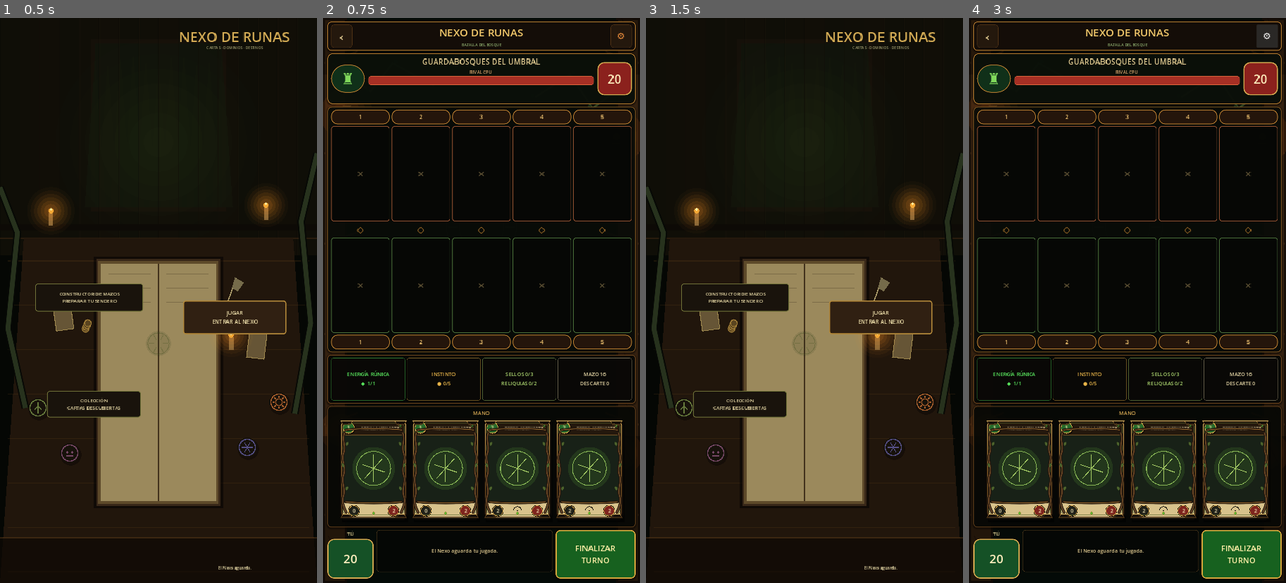
Above: before the commit, frames 1-4 (left to right).
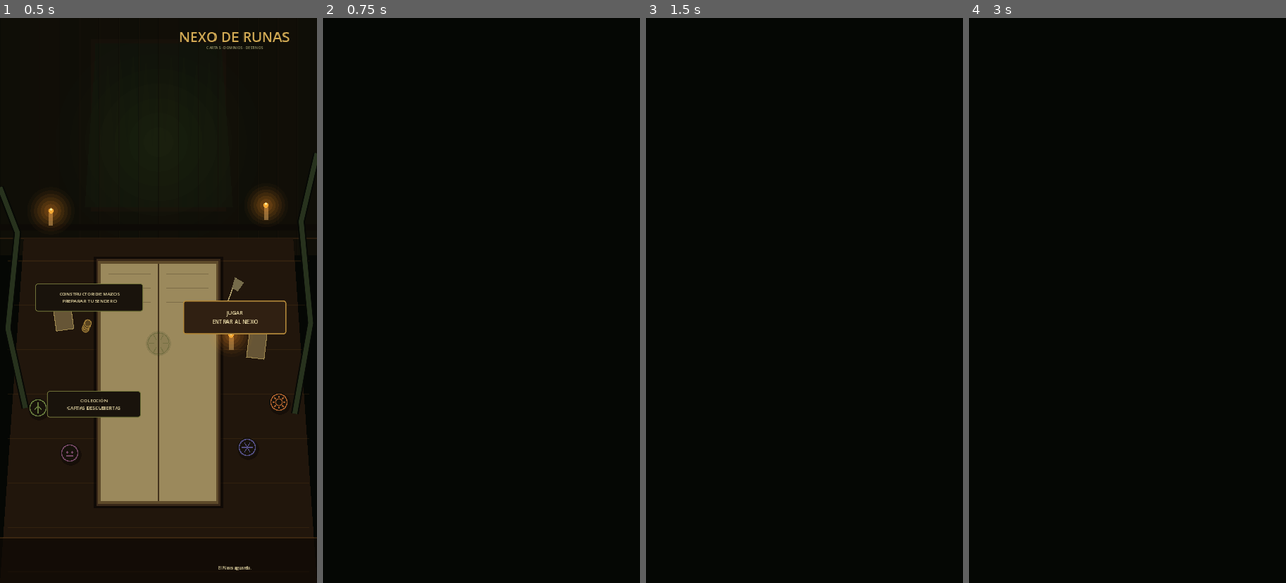
Above: after the commit, the same moments.

Repository: LoloscarPrr/Nexo-de-runas-v2
Game: Godot game, scene res://scenes/main.tscn
Same seed, same stepped clock (60 frames per second), same inputs: the game is played once before the commit and once after it.
Inputs (mouse positions are in pixels of both pictures, inside the frame that each line leads up to):
- Up to frame 1 (0.5 s): no input
- Up to frame 2 (0.75 s): click "JUGAR ENTRAR AL NEXO" at 0.5 s
- Up to frame 3 (1.5 s): click (665, 34) at 1.25 s, where only the run before the commit has a clickable "‹"
- Up to frame 4 (3 s): click (1203, 317) at 2 s, where only the run before the commit has a clickable "JUGAR ENTRAR AL NEXO"; click (1266, 34) at 2.75 s, where only the run before the commit has a clickable "⚙"

Frame 1 is identical in both runs. In frame 2, 31% of the frame differs, in the area x 0-100%, y 0-100%; in frame 3, 47%, in the area x 0-100%, y 2-98%; in frame 4, 31%.
Error after the commit: Parse Error: Cannot infer the type of "p" variable because the value doesn't have a set type. (res://scripts/presentation/battle/vertical_battle_backdrop.gd:12…

Commit message:
Presentation: acercar escenario superior al Guardabosques del mockup

Diff:
--- a/scripts/presentation/battle/vertical_battle_backdrop.gd
+++ b/scripts/presentation/battle/vertical_battle_backdrop.gd
@@ -1,7 +1,7 @@
 class_name VerticalBattleBackdrop
 extends Control
 
-## Fondo procedural liviano inspirado en el mockup vertical aprobado.
+## Escenario procedural del Bosque para la Presentation vertical.
 ## Es puramente decorativo: no contiene estado ni reglas de batalla.
 
 const NIGHT := Color("07100b")
@@ -14,6 +14,9 @@
 const FIRE := Color("ff9a3c")
 const FIRE_SOFT := Color(1.0, 0.45, 0.10, 0.10)
 const RUNE := Color(0.45, 0.88, 0.34, 0.18)
+const BONE := Color("b5aa83")
+const BONE_DARK := Color("5d533c")
+const EYE_GLOW := Color("72f14d")
 
 func _ready() -> void:
 	mouse_filter = Control.MOUSE_FILTER_IGNORE
@@ -31,16 +34,22 @@
 		return
 
 	draw_rect(Rect2(0, 0, w, h), NIGHT)
-	for band in range(8):
-		var y := h * float(band) / 8.0
-		var alpha := 0.02 + float(band) * 0.007
-		draw_rect(Rect2(0, y, w, h / 8.0 + 1.0), Color(NIGHT_2.r, NIGHT_2.g, NIGHT_2.b, alpha + 0.12))
+	for band in range(10):
+		var y := h * float(band) / 10.0
+		var alpha := 0.02 + float(band) * 0.006
+		draw_rect(Rect2(0, y, w, h / 10.0 + 1.0), Color(NIGHT_2.r, NIGHT_2.g, NIGHT_2.b, alpha + 0.12))
 
 	_draw_tree_column(Rect2(0, 0, w * 0.075, h), false)
 	_draw_tree_column(Rect2(w * 0.925, 0, w * 0.075, h), true)
 
-	var center := Vector2(w * 0.5, h * 0.37)
-	var rune_radius := minf(w, h) * 0.11
+	# El Guardabosques ocupa el centro superior del mockup. Se dibuja como
+	# silueta ritual para que el fondo siga siendo liviano y no dependa de arte.
+	_draw_guardian(Vector2(w * 0.50, minf(h * 0.095, 195.0)), minf(w * 0.18, 150.0))
+	_draw_candle_cluster(Vector2(w * 0.18, minf(h * 0.12, 235.0)), 1.0)
+	_draw_candle_cluster(Vector2(w * 0.82, minf(h * 0.12, 235.0)), 0.95)
+
+	var center := Vector2(w * 0.5, h * 0.43)
+	var rune_radius := minf(w, h) * 0.105
 	draw_circle(center, rune_radius * 1.6, Color(RUNE.r, RUNE.g, RUNE.b, 0.035))
 	draw_arc(center, rune_radius, 0, TAU, 64, RUNE, 2.0)
 	draw_arc(center, rune_radius * 0.64, 0, TAU, 48, Color(RUNE.r, RUNE.g, RUNE.b, 0.12), 1.4)
@@ -49,10 +58,10 @@
 		var b := center + Vector2(cos(angle), sin(angle)) * rune_radius * 0.94
 		draw_line(a, b, RUNE, 2.0)
 
-	_draw_lantern(Vector2(w * 0.075, h * 0.17), minf(w, h) * 0.018)
-	_draw_lantern(Vector2(w * 0.925, h * 0.21), minf(w, h) * 0.019)
-	_draw_lantern(Vector2(w * 0.06, h * 0.73), minf(w, h) * 0.015)
-	_draw_lantern(Vector2(w * 0.94, h * 0.77), minf(w, h) * 0.015)
+	_draw_lantern(Vector2(w * 0.07, h * 0.18), minf(w, h) * 0.017)
+	_draw_lantern(Vector2(w * 0.93, h * 0.20), minf(w, h) * 0.018)
+	_draw_lantern(Vector2(w * 0.055, h * 0.72), minf(w, h) * 0.014)
+	_draw_lantern(Vector2(w * 0.945, h * 0.76), minf(w, h) * 0.014)
 
 	_draw_vine(PackedVector2Array([
 		Vector2(w * 0.03, h * 0.08), Vector2(w * 0.15, h * 0.13), Vector2(w * 0.22, h * 0.08), Vector2(w * 0.35, h * 0.12)
@@ -61,9 +70,61 @@
 		Vector2(w * 0.97, h * 0.11), Vector2(w * 0.85, h * 0.16), Vector2(w * 0.78, h * 0.10), Vector2(w * 0.67, h * 0.14)
 	]))
 
-	# Viñeta superior/inferior para que HUD y mano destaquen sobre el bosque.
-	draw_rect(Rect2(0, 0, w, h * 0.10), Color(0, 0, 0, 0.28))
-	draw_rect(Rect2(0, h * 0.74, w, h * 0.26), Color(0, 0, 0, 0.34))
+	# Viñeta para mantener legibilidad sobre la escena.
+	draw_rect(Rect2(0, h * 0.26, w, h * 0.56), Color(0, 0, 0, 0.10))
+	draw_rect(Rect2(0, h * 0.82, w, h * 0.18), Color(0, 0, 0, 0.22))
+
+func _draw_guardian(center: Vector2, scale: float) -> void:
+	var s := scale / 150.0
+	# Masa vegetal alrededor del cráneo.
+	for offset in [Vector2(-62, -4), Vector2(62, -4), Vector2(-48, 34), Vector2(48, 34), Vector2(0, 48)]:
+		draw_circle(center + offset * s, 38.0 * s, Color(0.08, 0.20, 0.08, 0.78))
+		draw_circle(center + offset * s, 26.0 * s, Color(0.13, 0.29, 0.12, 0.72))
+
+	# Astas ramificadas.
+	var horn := Color("5c3a1a")
+	var horn_hi := Color("9a6d38")
+	for direction in [-1.0, 1.0]:
+		var root := center + Vector2(28.0 * direction, -35.0) * s
+		var p1 := center + Vector2(70.0 * direction, -78.0) * s
+		var p2 := center + Vector2(102.0 * direction, -118.0) * s
+		var p3 := center + Vector2(126.0 * direction, -150.0) * s
+		draw_polyline(PackedVector2Array([root, p1, p2, p3]), horn, 9.0 * s, true)
+		draw_polyline(PackedVector2Array([root, p1, p2]), horn_hi, 2.2 * s, true)
+		draw_line(p1, p1 + Vector2(12.0 * direction, -46.0) * s, horn, 7.0 * s)
+		draw_line(p2, p2 + Vector2(26.0 * direction, -34.0) * s, horn, 6.0 * s)
+		draw_line(p2, p2 + Vector2(-4.0 * direction, -52.0) * s, horn, 5.0 * s)
+
+	# Cráneo largo de ciervo.
+	var skull := PackedVector2Array([
+		center + Vector2(-42, -56) * s,
+		center + Vector2(-24, -76) * s,
+		center + Vector2(0, -84) * s,
+		center + Vector2(24, -76) * s,
+		center + Vector2(42, -56) * s,
+		center + Vector2(34, -8) * s,
+		center + Vector2(18, 48) * s,
+		center + Vector2(0, 84) * s,
+		center + Vector2(-18, 48) * s,
+		center + Vector2(-34, -8) * s
+	])
+	draw_colored_polygon(skull, BONE)
+	draw_polyline(PackedVector2Array(Array(skull) + [skull[0]]), BONE_DARK, 4.0 * s, true)
+	# Cavidades y ojos verdes.
+	draw_circle(center + Vector2(-19, -35) * s, 12.0 * s, Color("17160e"))
+	draw_circle(center + Vector2(19, -35) * s, 12.0 * s, Color("17160e"))
+	draw_circle(center + Vector2(-19, -35) * s, 5.0 * s, EYE_GLOW)
+	draw_circle(center + Vector2(19, -35) * s, 5.0 * s, EYE_GLOW)
+	draw_line(center + Vector2(0, -10) * s, center + Vector2(0, 55) * s, BONE_DARK, 3.0 * s)
+	draw_line(center + Vector2(-12, 18) * s, center + Vector2(12, 18) * s, BONE_DARK, 2.0 * s)
+
+func _draw_candle_cluster(center: Vector2, scale: float) -> void:
+	for item in [Vector2(-34, 10), Vector2(-15, -10), Vector2(5, 5), Vector2(25, -18), Vector2(42, 12)]:
+		var p := center + item * scale
+		var candle_h := (32.0 + absf(item.y) * 0.55) * scale
+		draw_rect(Rect2(p.x - 5 * scale, p.y - candle_h, 10 * scale, candle_h), Color("c99b66"))
+		draw_circle(Vector2(p.x, p.y - candle_h - 5 * scale), 5.0 * scale, FIRE)
+		draw_circle(Vector2(p.x, p.y - candle_h - 5 * scale), 2.0 * scale, Color("fff0aa"))
 
 func _draw_tree_column(rect: Rect2, mirror: bool) -> void:
 	draw_rect(rect, BARK)
